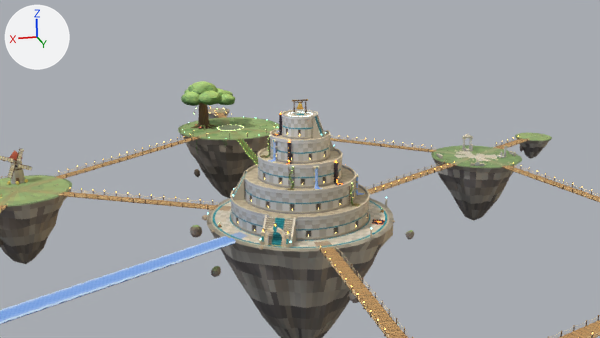
An edit to the Blender file tools/blender/skyfall_isles.blend, drawn before and after from the same camera.
Both versions are drawn from the file's camera 'preview_cam'. Every picture has the same lights, and +X, +Y and +Z are marked at upper left. The picture after the commit comes second.

Names of what the first picture shows: 'isle_h_grass_mesh', 'isle_heart_mesh', 'isle_i150_mesh', 'isle_w150_mesh', 'isle_w30_mesh', 'ramp_0', 'tier_1', 'tier_2', 'tier_3', 'tier_4', 'tier_5' and 92 more.
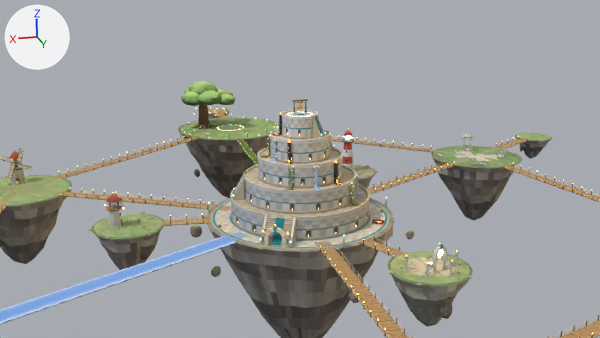
Changed parts and their boxes [x1, y1, x2, y2] in the pictures (600 x 338 px):
'isle_shrine_mesh', added: after [387, 243, 473, 327]
'isle_roost_mesh', added: after [89, 192, 164, 270]
'isle_beacon_mesh', added: after [342, 128, 378, 189]
'plank.178', added: after [382, 245, 406, 257]
'plank.179', added: after [370, 240, 392, 252]
'plank.180', added: after [357, 236, 379, 247]
'plank.174', added: after [194, 213, 211, 224]
'plank.172', added: after [163, 214, 179, 226]
'plank.173', added: after [179, 214, 195, 225]

The change in detail:
Mesh me_isle_shrine is new.
It has 1642 vertices, 1385 faces and spans x -10.3..10.8, y -10.1..10.1, z -16.0..7.0.
Faces by material slot: [1355, 30].
It uses material mat_sky_paint.
It uses material mat_sky_glow.
Mesh me_isle_beacon is new.
It has 1349 vertices, 1293 faces and spans x -10.2..10.4, y -10.4..10.6, z -16.0..15.7.
Faces by material slot: [1273, 20].
It uses material mat_sky_paint.
It uses material mat_sky_glow.
Mesh me_isle_roost is new.
It has 1592 vertices, 1563 faces and spans x -10.1..10.8, y -10.1..10.2, z -16.0..9.9.
Faces by material slot: [1529, 34].
It uses material mat_sky_paint.
It uses material mat_sky_glow.
Object 'plank.180' (ob_plank_180) is new; it shows me_bridge_plank_segment.
Its parent is ob_bridges.
Its location is (-11.94, 25.6, 0.0).
Its rotation in degrees is (0, 0, 25).
Its scale is (1.0, 1.12, 1.0).
Object 'plank.179' (ob_plank_179) is new; it shows me_bridge_plank_segment.
Its parent is ob_bridges.
Its location is (-13.84, 29.68, 0.0).
Its rotation in degrees is (0, 0, 25).
Its scale is (1.0, 1.12, 1.0).
Object 'plank.178' (ob_plank_178) is new; it shows me_bridge_plank_segment.
Its parent is ob_bridges.
Its location is (-15.74, 33.76, 0.0).
Its rotation in degrees is (0, 0, 25).
Its scale is (1.0, 1.12, 1.0).
Object 'plank.174' (ob_plank_174) is new; it shows me_bridge_plank_segment.
Its parent is ob_bridges.
Its location is (28.14, -2.462, 0.0).
Its rotation in degrees is (0, 0, 265).
Its scale is (1.0, 1.12, 1.0).
Object 'plank.173' (ob_plank_173) is new; it shows me_bridge_plank_segment.
Its parent is ob_bridges.
Its location is (32.63, -2.854, 0.0).
Its rotation in degrees is (0, 0, 265).
Its scale is (1.0, 1.12, 1.0).
Object 'plank.172' (ob_plank_172) is new; it shows me_bridge_plank_segment.
Its parent is ob_bridges.
Its location is (37.11, -3.247, 0.0).
Its rotation in degrees is (0, 0, 265).
Its scale is (1.0, 1.12, 1.0).
Object 'isle_shrine_mesh' (ob_isle_shrine_mesh) is new; it shows me_isle_shrine.
Its parent is ob_isle_shrine.
Its location is (0.0, 0.0, 0.0).
Object 'isle_shrine' (ob_isle_shrine) is new.
Its parent is ob_isles.
Its location is (-20.71, 44.41, 0.0).
Object 'isle_beacon_mesh' (ob_isle_beacon_mesh) is new; it shows me_isle_beacon.
Its parent is ob_isle_beacon.
Its location is (0.0, 0.0, 0.0).
Object 'isle_beacon' (ob_isle_beacon) is new.
Its parent is ob_isles.
Its location is (-28.11, -40.14, 0.0).
Object 'isle_roost_mesh' (ob_isle_roost_mesh) is new; it shows me_isle_roost.
Its parent is ob_isle_roost.
Its location is (0.0, 0.0, 0.0).
Object 'isle_roost' (ob_isle_roost) is new.
Its parent is ob_isles.
Its location is (48.81, -4.271, 0.0).
